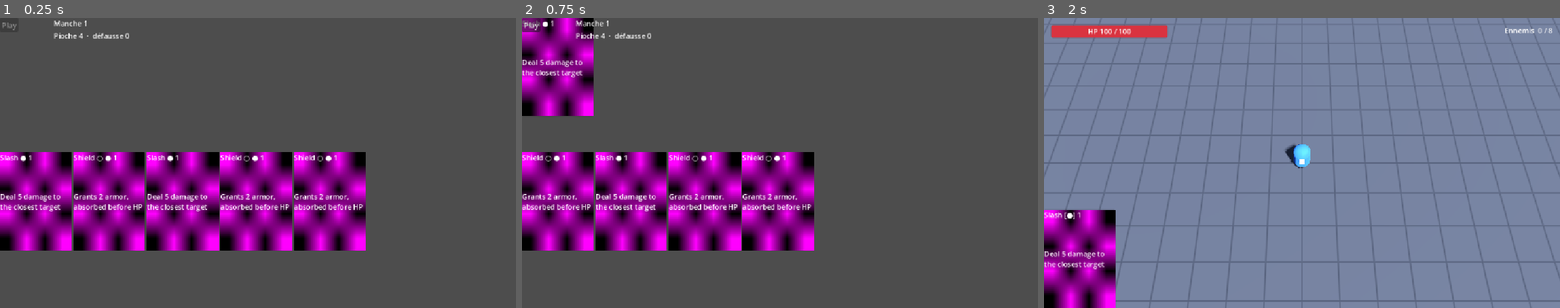
Above: before the commit, frames 1-3 (left to right).
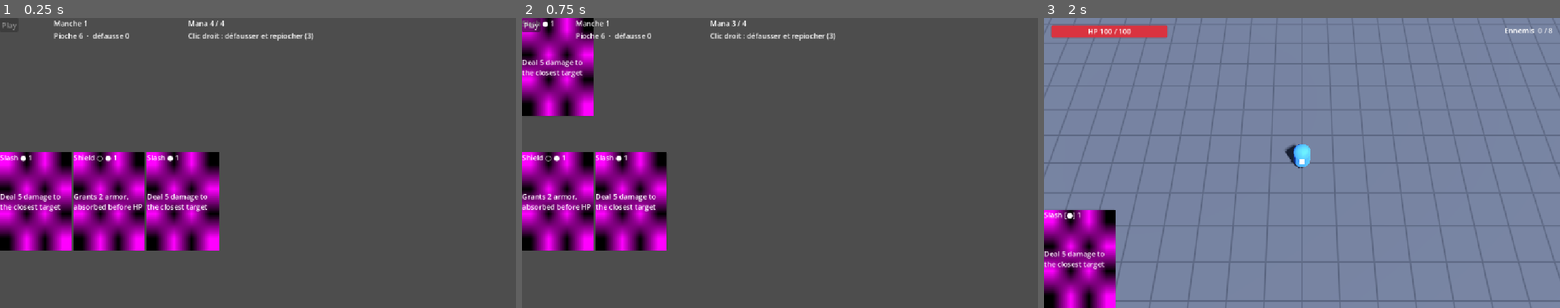
Above: after the commit, the same moments.

Repository: Vharaphis/AppassionatoProjectPrototype
Game: Godot game, scene res://scenes/cardManagementScene.tscn
The game is run twice, just before and just after one commit, with the same random seed, the same clock (stepped at 60 frames per second) and the same inputs.
Inputs (mouse positions are in pixels of both pictures, inside the frame that each line leads up to):
- Up to frame 1 (0.25 s): no input
- Up to frame 2 (0.75 s): tap Enter at 0.5 s; move the mouse to (558, 200) at 0.52 s; hold D (move_right) from 0.53 s (still down); click (558, 200) at 0.67 s
- Up to frame 3 (2 s): release D (move_right) at 1.25 s; click "Play" at 1.25 s

The runs differ from the first frame. In frame 1, 9.8% of the frame differs, in the area x 15-71%, y 0-81%; in frame 2, 9.9%, in the area x 15-61%, y 0-81%; in frame 3, nothing differs.

Commit message:
feat(cards): mana budget, persistent hand and redraw
- 4 mana per round spent by the track, unaffordable hand cards greyed out
- 3 cards drawn per round, unplayed hand kept in RunState.hand (max 8)
- right-click a hand card to discard it and draw one (3 per round)
- rewards go to the discard pile
- tests/test_card_flow.gd checks the card count invariant

Closes #32

Co-Authored-By: Claude Opus 5.5 <noreply@anthropic.com>

Diff:
--- a/scenes/cardManagementScene.tscn
+++ b/scenes/cardManagementScene.tscn
@@ -52,3 +52,20 @@
 offset_right = 400.0
 offset_bottom = 54.0
 text = "Pioche 0  ·  défausse 0"
+
+[node name="ManaLabel" type="Label" parent="HUD" unique_id=1640212377]
+unique_name_in_owner = true
+layout_mode = 0
+offset_left = 420.0
+offset_right = 640.0
+offset_bottom = 26.0
+text = "Mana 4 / 4"
+
+[node name="RedrawLabel" type="Label" parent="HUD" unique_id=1093844521]
+unique_name_in_owner = true
+layout_mode = 0
+offset_left = 420.0
+offset_top = 28.0
+offset_right = 820.0
+offset_bottom = 54.0
+text = "Clic droit : défausser et repiocher (3)"
--- a/scenes/card_management_scene.gd
+++ b/scenes/card_management_scene.gd
@@ -2,29 +2,38 @@
 class_name CardManagementScene
 
 const FIGHTING_ENEMIES_SCENE := "res://scenes/fightingEnemiesScene.tscn"
-
-@export var starting_hand_size: int = 5
+## Teinte des cartes de la main trop chères pour le mana restant.
+const UNAFFORDABLE_MODULATE := Color(0.5, 0.5, 0.55)
 
 @onready var hand: Hand = %Hand
 @onready var playing_area: PlayingArea = %PlayingArea
 @onready var play_button: Button = %PlayButton
 @onready var round_label: Label = %RoundLabel
 @onready var deck_label: Label = %DeckLabel
+@onready var mana_label: Label = %ManaLabel
+@onready var redraw_label: Label = %RedrawLabel
 
 ## Deck de la run, pas de la scène : il vit dans l'autoload pour survivre aux
 ## changements de scène (sinon les cartes gagnées en récompense seraient perdues).
 var deck: Deck
+var redraws_left: int = 0
 
 func _ready() -> void:
 	deck = RunState.deck
 	hand.card_selected.connect(_on_hand_card_selected)
+	hand.card_discard_requested.connect(_on_hand_card_discard_requested)
 	playing_area.card_selected.connect(_on_playing_area_card_selected)
 	playing_area.composition_changed.connect(_on_composition_changed)
 	play_button.pressed.connect(_on_play_pressed)
 	play_button.disabled = true
 	round_label.text = "Manche %d" % RunState.round_index
-	draw_to_hand(starting_hand_size)
-	_refresh_deck_label()
+	redraws_left = RunState.redraws_per_round
+	# La main de la manche précédente revient avant la pioche du tour.
+	for instance in RunState.hand:
+		hand.draw_card(instance)
+	RunState.hand.clear()
+	draw_to_hand(mini(RunState.draw_per_round, RunState.max_hand_size - hand.card_count()))
+	_refresh_labels()
 
 func draw_to_hand(amount: int) -> void:
 	for i in amount:
@@ -35,29 +44,56 @@
 	if hand.card_count() == 0:
 		push_error("Pioche et défausse vides : des cartes ont quitté le deck sans y revenir.")
 
+## Mana pas encore engagé sur la piste.
+func mana_left() -> int:
+	var spent := 0
+	for instance in playing_area.get_sequence():
+		spent += instance.get_cost()
+	return RunState.mana_per_round - spent
+
 func _on_hand_card_selected(card: Card) -> void:
+	if card.card_instance.get_cost() > mana_left():
+		return
 	hand.remove_card(card)
 	playing_area.add_card(card)
 
 func _on_playing_area_card_selected(card: Card) -> void:
 	playing_area.remove_card(card)
 	hand.add_card(card)
+	_refresh_labels()
+
+## Pioche d'abord, défausse ensuite : sinon la carte défaussée peut ressortir
+## aussitôt quand la pioche vide remélange la défausse.
+func _on_hand_card_discard_requested(card: Card) -> void:
+	if redraws_left <= 0:
+		return
+	var replacement := deck.draw_card()
+	if replacement == null:
+		return
+	redraws_left -= 1
+	hand.remove_card(card)
+	deck.discard(card.card_instance)
+	card.queue_free()
+	hand.draw_card(replacement)
+	_refresh_labels()
 
 func _on_composition_changed(sequence: Array[CardInstance]) -> void:
 	play_button.disabled = sequence.is_empty()
+	_refresh_labels()
 
+## Les cartes non jouées restent en main pour la manche suivante.
 func _on_play_pressed() -> void:
 	hand.set_locked(true)
 	playing_area.set_locked(true)
-	_discard_remaining_hand()
+	RunState.hand = hand.get_instances()
 	RunState.card_sequence = playing_area.get_sequence()
 	get_tree().change_scene_to_file(FIGHTING_ENEMIES_SCENE)
 
-## Les cartes non jouées retournent à la défausse. Sans ça elles disparaissent avec
-## la scène et le deck se vide manche après manche.
-func _discard_remaining_hand() -> void:
+func _refresh_labels() -> void:
+	var mana := mana_left()
+	mana_label.text = "Mana %d / %d" % [mana, RunState.mana_per_round]
+	redraw_label.text = "Clic droit : défausser et repiocher (%d)" % redraws_left
+	deck_label.text = "Pioche %d  ·  défausse %d" % [deck.draw_pile.size(), deck.discard_pile.size()]
 	for child in hand.get_children():
-		deck.discard((child as Card).card_instance)
-
-func _refresh_deck_label() -> void:
-	deck_label.text = "Pioche %d  ·  défausse %d" % [deck.draw_pile.size(), deck.discard_pile.size()]
+		var card := child as Card
+		card.modulate = UNAFFORDABLE_MODULATE if card.card_instance.get_cost() > mana else Color.WHITE
--- a/scripts/cards/card.gd
+++ b/scripts/cards/card.gd
@@ -2,6 +2,7 @@
 class_name Card
 
 signal clicked(card: Card)
+signal right_clicked(card: Card)
 
 const PLAY_SYMBOL := "●"
 const COOLDOWN_SYMBOL := "○"
@@ -43,8 +44,11 @@
 func _gui_input(event: InputEvent) -> void:
 	if locked:
 		return
-	if event is InputEventMouseButton and event.pressed and event.button_index == MOUSE_BUTTON_LEFT:
-		clicked.emit(self)
+	if event is InputEventMouseButton and event.pressed:
+		if event.button_index == MOUSE_BUTTON_LEFT:
+			clicked.emit(self)
+		elif event.button_index == MOUSE_BUTTON_RIGHT:
+			right_clicked.emit(self)
 
 func get_data() -> CardData:
 	return card_instance.data if card_instance else card_data
--- a/scripts/cards/deck.gd
+++ b/scripts/cards/deck.gd
@@ -31,13 +31,12 @@
 		shuffle()
 	return CardInstance.new(draw_pile.pop_back())
 
-## Une carte gagnée en récompense entre dans la pioche, qui est remélangée : elle
-## peut sortir dès la manche suivante au lieu d'attendre que la défausse revienne.
+## Une carte gagnée en récompense entre dans la défausse (choix de design) : elle
+## sortira quand la défausse sera remélangée dans la pioche.
 func add_card(data: CardData) -> void:
 	if data == null:
 		return
-	draw_pile.append(data)
-	shuffle()
+	discard_pile.append(data)
 
 func discard(instance: CardInstance) -> void:
 	if instance == null or instance.data == null:
--- a/scripts/cards/hand.gd
+++ b/scripts/cards/hand.gd
@@ -2,6 +2,7 @@
 class_name Hand
 
 signal card_selected(card: Card)
+signal card_discard_requested(card: Card)
 
 const CARD_SCENE := preload("res://scenes/cards/card.tscn")
 
@@ -14,16 +15,28 @@
 func add_card(card: Card) -> void:
 	add_child(card)
 	card.clicked.connect(_on_card_clicked)
+	card.right_clicked.connect(_on_card_right_clicked)
 
 func remove_card(card: Card) -> void:
 	card.clicked.disconnect(_on_card_clicked)
+	card.right_clicked.disconnect(_on_card_right_clicked)
 	remove_child(card)
 
 func card_count() -> int:
 	return get_child_count()
 
+## The runtime cards of the hand, left to right.
+func get_instances() -> Array[CardInstance]:
+	var instances: Array[CardInstance] = []
+	for child in get_children():
+		instances.append((child as Card).card_instance)
+	return instances
+
 func _on_card_clicked(card: Card) -> void:
 	card_selected.emit(card)
+
+func _on_card_right_clicked(card: Card) -> void:
+	card_discard_requested.emit(card)
 
 func set_locked(value: bool) -> void:
 	for child in get_children():
--- a/scripts/run/run_state.gd
+++ b/scripts/run/run_state.gd
@@ -15,6 +15,15 @@
 @export var base_kills: int = 8
 ## Ennemis supplémentaires demandés à chaque manche suivante.
 @export var kills_per_round: int = 2
+
+@export_group("Préparation")
+## Mana à dépenser sur la piste à chaque manche. Le mana non dépensé est perdu.
+@export var mana_per_round: int = 4
+## Cartes piochées au début de chaque préparation, dans la limite de `max_hand_size`.
+@export var draw_per_round: int = 3
+@export var max_hand_size: int = 8
+## Défausser une carte de la main pour en repiocher une, autant de fois par manche.
+@export var redraws_per_round: int = 3
 
 @export_group("Récompense")
 ## Nombre de cartes proposées par la scène de récompense.
@@ -44,6 +53,8 @@
 
 ## Cartes verrouillées sur la piste pendant la préparation, lues par le combat.
 var card_sequence: Array[CardInstance] = []
+## Cartes non jouées, gardées en main d'une manche à l'autre.
+var hand: Array[CardInstance] = []
 var round_index: int = 1
 var player_health: int = 100
 var kills_total: int = 0
@@ -57,6 +68,7 @@
 	player_health = player_max_health
 	kills_total = 0
 	card_sequence.clear()
+	hand.clear()
 	deck.reset()
 	run_reset.emit()
 
--- /dev/null
+++ b/tests/test_card_flow.gd
@@ -0,0 +1,65 @@
+extends SceneTree
+
+## Self-check of the preparation economy: mana, persistent hand, redraw, reward.
+##   godot --headless --script res://tests/test_card_flow.gd
+## Prints "OK" and exits 0, or stops on the first failed assert.
+
+const PREP_SCENE := "res://scenes/cardManagementScene.tscn"
+
+var _step := 0
+var _rs: Node
+var _deck_size := 0
+
+func _process(_delta: float) -> bool:
+	match _step:
+		0:
+			# Autoloads are only ready once the loop runs.
+			_rs = root.get_node("RunState")
+			_rs.reset_run()
+			_deck_size = _rs.deck.total_cards()
+			_rs.mana_per_round = 2
+			change_scene_to_file(PREP_SCENE)
+		1:
+			var prep = current_scene
+			assert(prep.hand.card_count() == 3)
+			assert(_count_in(prep) == _deck_size)
+			# Mana 2, three 1-cost cards: the third one is refused.
+			for card in prep.hand.get_children():
+				prep._on_hand_card_selected(card)
+			assert(prep.playing_area.get_child_count() == 2)
+			assert(prep.mana_left() == 0)
+			# Redraw: 3 per round, then refused.
+			var last = prep.hand.get_child(0)
+			for i in 4:
+				prep._on_hand_card_discard_requested(prep.hand.get_child(0))
+			assert(prep.redraws_left == 0)
+			assert(prep.hand.card_count() == 1)
+			assert(prep.hand.get_child(0) != last)
+			assert(_count_in(prep) == _deck_size)
+			prep._on_play_pressed()
+			assert(_rs.hand.size() == 1 and _rs.card_sequence.size() == 2)
+			_rs.finish_round(100, 0)
+			assert(_count_out() == _deck_size)
+			# Reward goes to the discard pile.
+			var discard_before: int = _rs.deck.discard_pile.size()
+			_rs.add_card_to_deck(_rs.deck.discard_pile[0])
+			_deck_size += 1
+			assert(_rs.deck.discard_pile.size() == discard_before + 1)
+			_rs.max_hand_size = 2
+			change_scene_to_file(PREP_SCENE)
+		2:
+			var prep = current_scene
+			# 1 kept card + draw capped by the hand size.
+			assert(prep.hand.card_count() == 2)
+			assert(prep.redraws_left == 3)
+			assert(_count_in(prep) == _deck_size)
+			print("OK")
+			quit(0)
+	_step += 1
+	return false
+
+func _count_out() -> int:
+	return _rs.deck.total_cards() + _rs.hand.size() + _rs.card_sequence.size()
+
+func _count_in(prep) -> int:
+	return _rs.deck.total_cards() + prep.hand.card_count() + prep.playing_area.get_child_count()
Not shown, changed: CLAUDE.md
